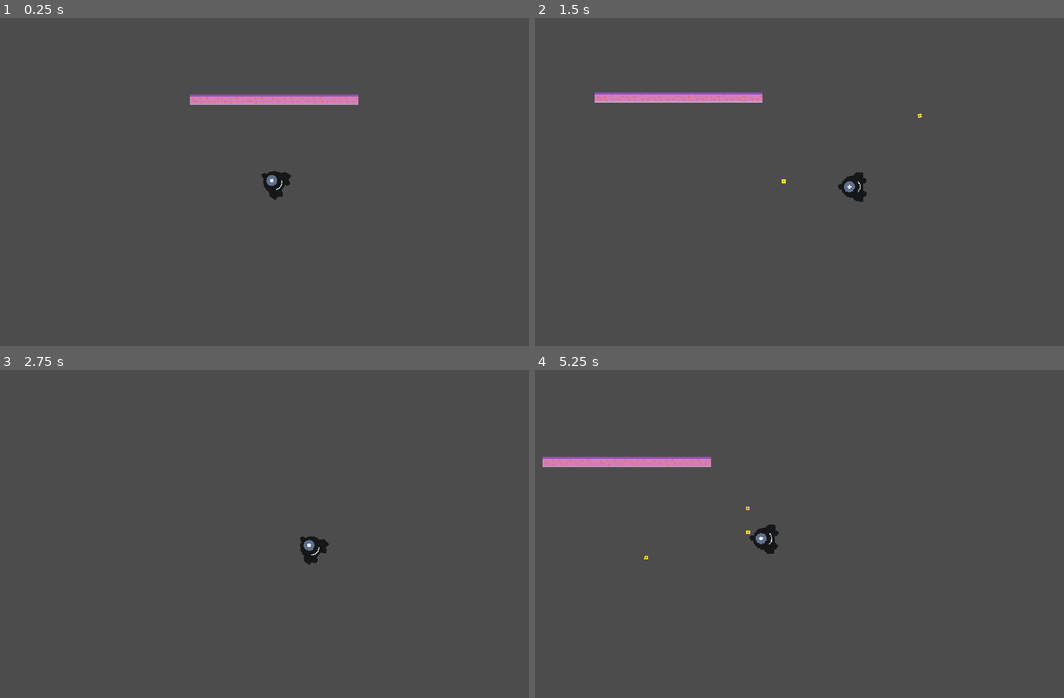
Above: before the commit, frames 1-4 (two rows, left to right).
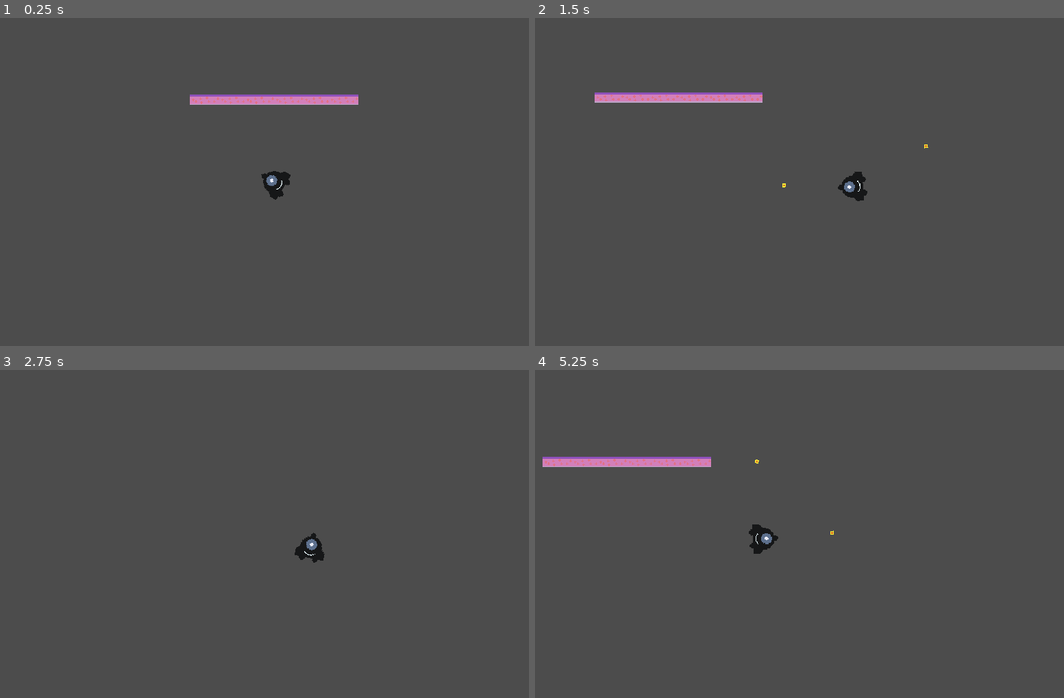
Above: after the commit, the same moments.

Repository: mrbenshef/CellDefence
Game: Godot game, scene res://World.tscn
Two runs of this game, one before a commit and one after it. Both use one fixed random seed, a clock stepped at 60 frames per second and the inputs below.
Inputs (mouse positions are in pixels of both pictures, inside the frame that each line leads up to):
- Up to frame 1 (0.25 s): no input
- Up to frame 2 (1.5 s): tap Enter at 0.5 s; move the mouse to (931, 165) at 0.52 s; hold D (right) 0.53-1.28 s; click (931, 165) at 0.6 s; move the mouse to (698, 198) at 1.27 s; hold S (down) from 1.28 s (still down); click (698, 198) at 1.35 s
- Up to frame 3 (2.75 s): move the mouse to (327, 461) at 2.02 s; release S (down) at 2.03 s; hold D (right) from 2.03 s (still down); click (327, 461) at 2.1 s
- Up to frame 4 (5.25 s): move the mouse to (783, 599) at 2.77 s; release D (right) at 2.78 s; hold W (up) 2.78-3.53 s; click (783, 599) at 2.85 s; move the mouse to (974, 583) at 3.52 s; hold A (left) 3.53-5.03 s; click (974, 583) at 3.6 s; move the mouse to (646, 484) at 4.27 s; click (646, 484) at 4.35 s; move the mouse to (836, 534) at 5.02 s; hold S (down) from 5.03 s (still down); click (836, 534) at 5.1 s

The runs differ from the first frame. In frame 1, less than 0.1% of the frame differs, in the area x 49-56%, y 46-56%; in frame 2, less than 0.1%; in frame 3, 0.2%; in frame 4, 0.3%, in the area x 20-57%, y 27-58%.

Commit message:
fix: mouse pointing

Diff:
--- a/Player.gd
+++ b/Player.gd
@@ -21,12 +21,11 @@
 func _process(delta):
 	if Input.is_action_just_pressed("shoot"):
 		print("shoot!")
-		emit_signal("shoot_bullet", Gun.global_position, rotation - PI / 2)
+		emit_signal("shoot_bullet", Gun.global_position, rotation)
 
 func _physics_process(delta):
-	var mouse_pos = get_viewport().get_mouse_position()
-	var target_angle = position.angle_to_point(mouse_pos) - PI / 2
-	rotation = target_angle
+	var mouse_pos = get_local_mouse_position()
+	rotation += mouse_pos.angle()
 
 	var input_vector : Vector2 = Vector2.ZERO
 	input_vector.x = Input.get_action_strength("right") - Input.get_action_strength("left")
--- a/Player.tscn
+++ b/Player.tscn
@@ -14,13 +14,15 @@
 FRICTION = 300
 
 [node name="Sprite" type="Sprite" parent="."]
+rotation = 1.5708
 texture = ExtResource( 1 )
 
 [node name="CollisionShape2D" type="CollisionShape2D" parent="."]
 shape = SubResource( 1 )
 
 [node name="Gun" type="Position2D" parent="."]
-position = Vector2( 0, -16 )
+position = Vector2( 16.0578, 0 )
+rotation = 1.5708
 
 [node name="Camera2D" type="Camera2D" parent="."]
 current = true
